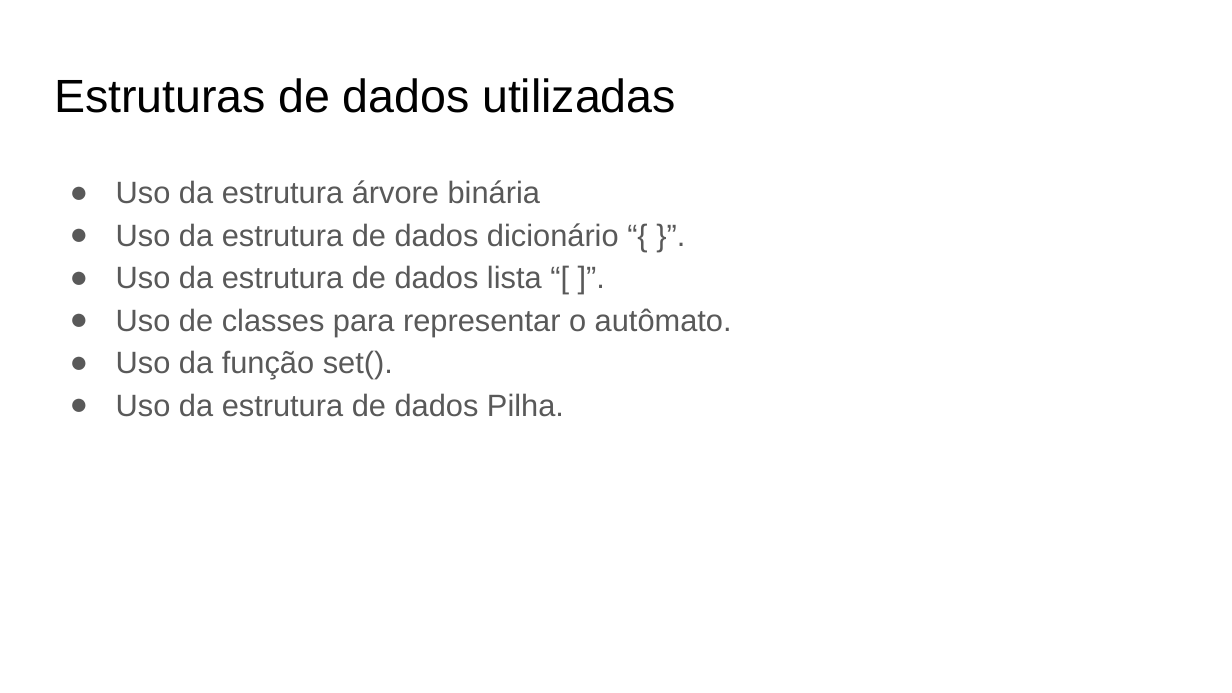
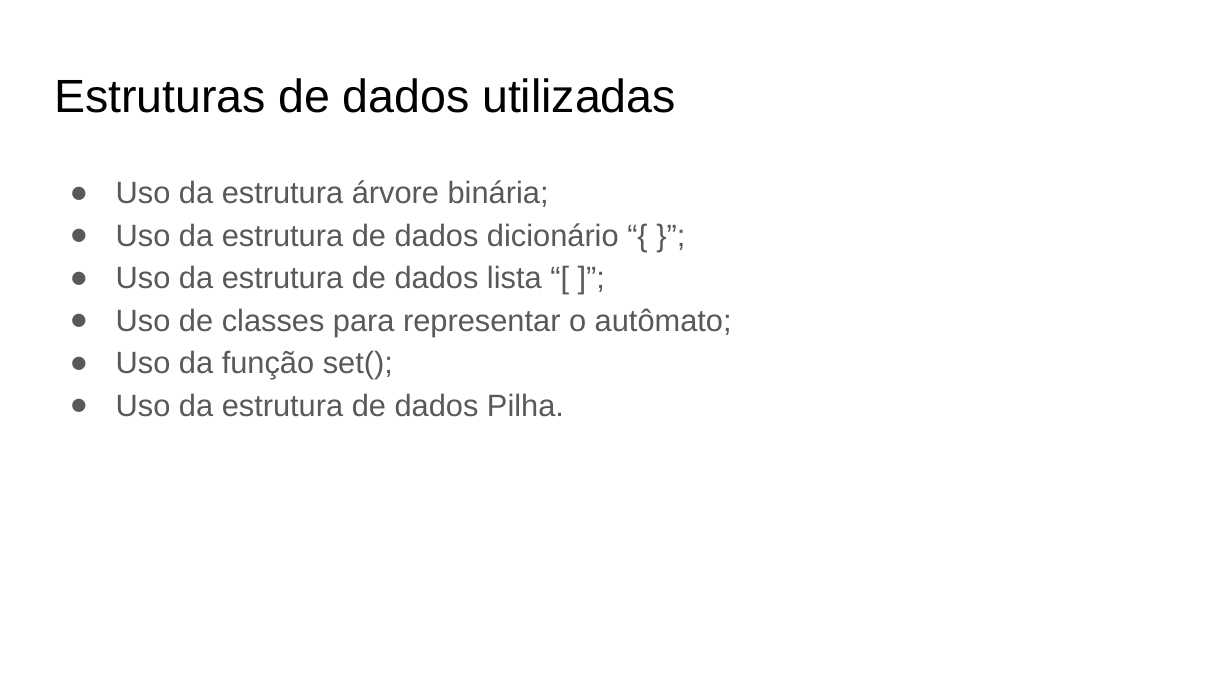
Before and after one commit to MarcosFelipeBC/lfa, a slide deck: slide 3 of Apresentação- Trabalho 3.pptx. Drawn at 1232x693 pixels with LibreOffice and Linux fonts; fonts in the diff are those of the drawing. Boxes give left, top, right and bottom in pixels: in the first picture for what was removed or moved away, otherwise in the second. Text is boxed around its words. In the diff, an @@ line names an element or a change of style, - is before the commit and + after.

```diff
--- a/Apresentação- Trabalho 3.pptx
+++ b/Apresentação- Trabalho 3.pptx
@@ text at (x1=116, y1=180, x2=732, y2=379): text changed @@
-● Uso da estrutura árvore binária
-● Uso da estrutura de dados dicionário “{ }”.
-● Uso da estrutura de dados lista “[ ]”.
-● Uso de classes para representar o autômato.
-● Uso da função set().
+● Uso da estrutura árvore binária;
+● Uso da estrutura de dados dicionário “{ }”;
+● Uso da estrutura de dados lista “[ ]”;
+● Uso de classes para representar o autômato;
+● Uso da função set();
```
Also in this commit, not shown: 5 other slides changed.
